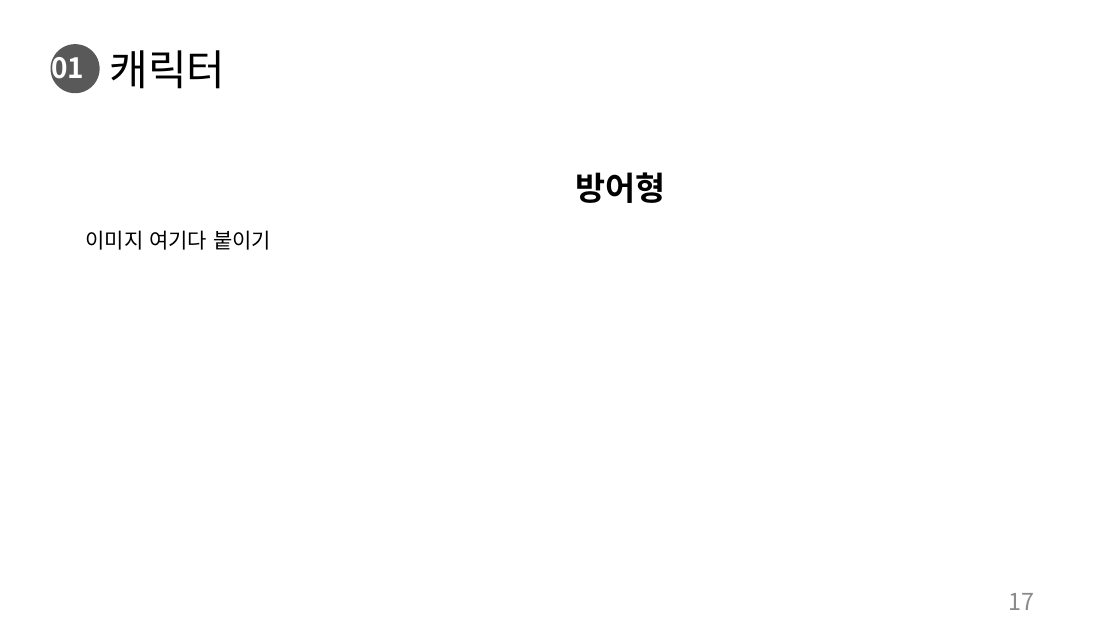
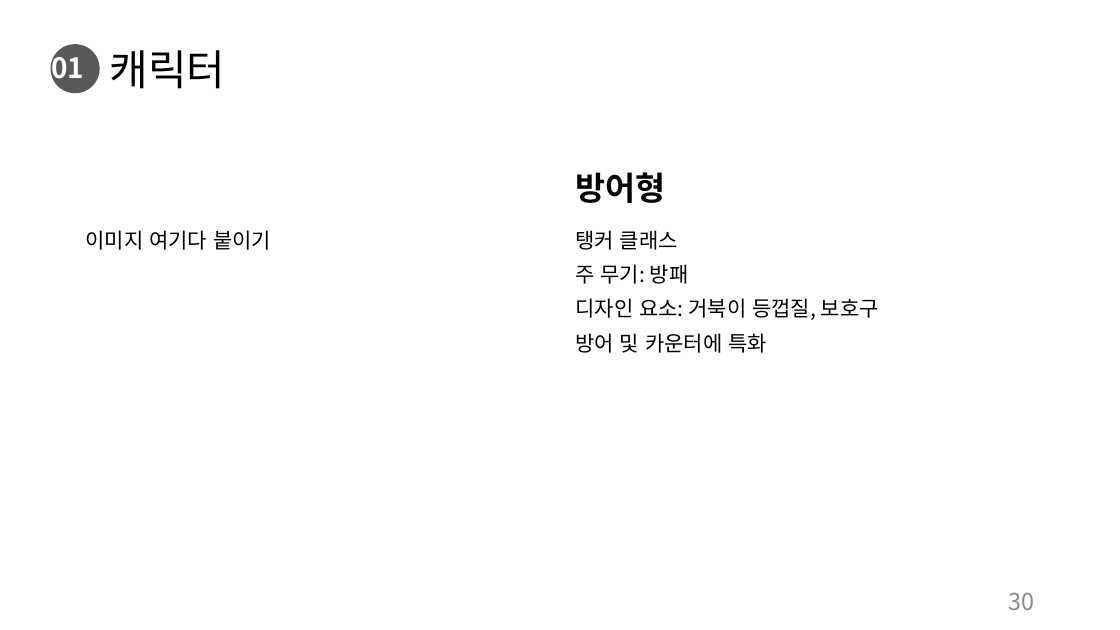
Before and after one commit to charobe/HDB, a slide deck: slide 30 of 조영욱/하자 드 바이오.pptx (slide 17 before the commit). Drawn at 1120x630 pixels with LibreOffice and Linux fonts; fonts in the diff are those of the drawing. Boxes give left, top, right and bottom in pixels: in the first picture for what was removed or moved away, otherwise in the second. Text is boxed around its words. In the diff, an @@ line names an element or a change of style, - is before the commit and + after.

```diff
--- a/조영욱/하자 드 바이오.pptx
+++ b/조영욱/하자 드 바이오.pptx
@@ text added at [575, 230, 879, 353], 18 pt, text #000000 @@
+탱커 클래스
+주 무기: 방패
+디자인 요소: 거북이 등껍질, 보호구
+방어 및 카운터에 특화
@@ page number at [1009, 592, 1035, 610]: text changed @@
-17
+30
```
Also in this commit, not shown: 13 other slides changed, 10 slides added, 1 slide removed, 1 other file.
